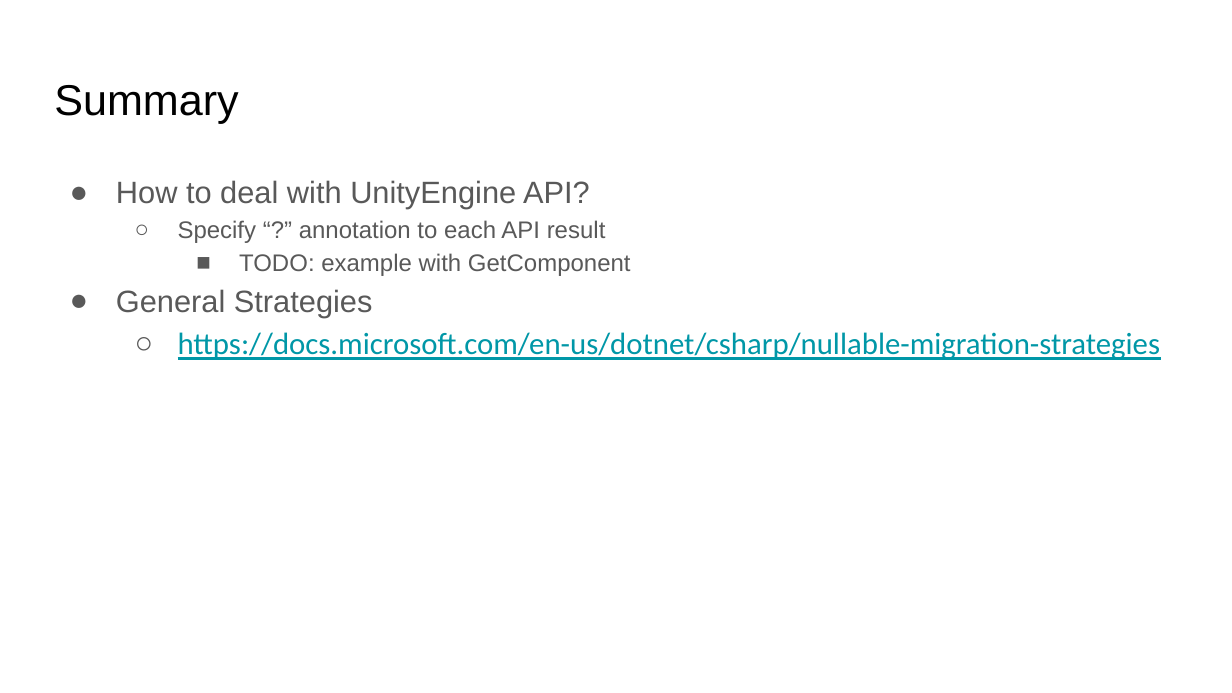
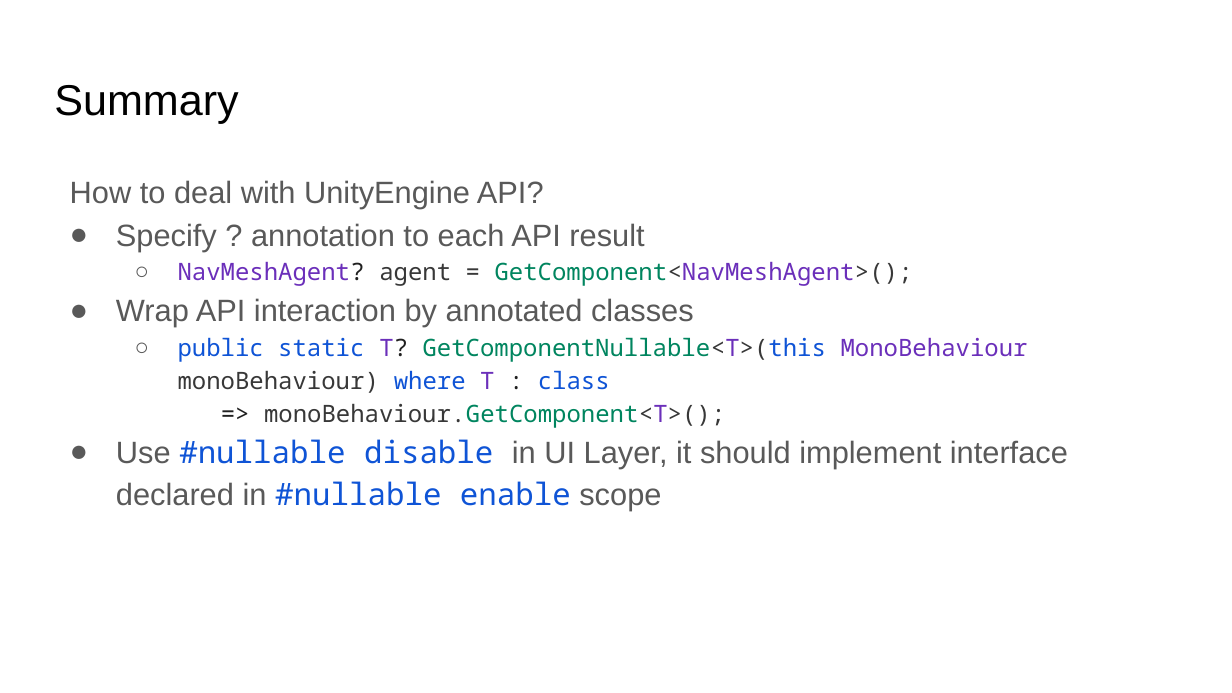
Before and after one commit to kugushev/presentations, a slide deck: slide 14 of 2021_NullabilityInUnity/Presentation.pptx (slide 12 before the commit). Drawn at 1232x693 pixels with LibreOffice and Linux fonts; fonts in the diff are those of the drawing; background and template pictures are left out. Boxes give left, top, right and bottom in pixels: in the first picture for what was removed or moved away, otherwise in the second. Text is boxed around its words. In the diff, an @@ line names an element or a change of style, - is before the commit and + after.

```diff
--- a/2021_NullabilityInUnity/Presentation.pptx
+++ b/2021_NullabilityInUnity/Presentation.pptx
@@ text at box(70, 180, 544, 209): bullet ● to none @@
@@ text at box(116, 223, 1068, 511): text changed; size 18 to 14 pt; font Arial to Noto Sans Mono @@
-  ○ Specify “?” annotation to each API result
-    ■ TODO: example with GetComponent
-● General Strategies
-  ○ https://docs.microsoft.com/en-us/dotnet/csharp/nullable-migration-strategies
+● Specify ? annotation to each API result
+  ○ NavMeshAgent? agent = GetComponent<NavMeshAgent>();
+● Wrap API interaction by annotated classes
+  ○ public static T? GetComponentNullable<T>(this MonoBehaviour monoBehaviour) where T : class
+    => monoBehaviour.GetComponent<T>();
+● Use #nullable disable in UI Layer, it should implement interface declared in #nullable enable scope
```
Also in this commit, not shown: 7 other slides changed, 6 slides added, 3 slides removed.
